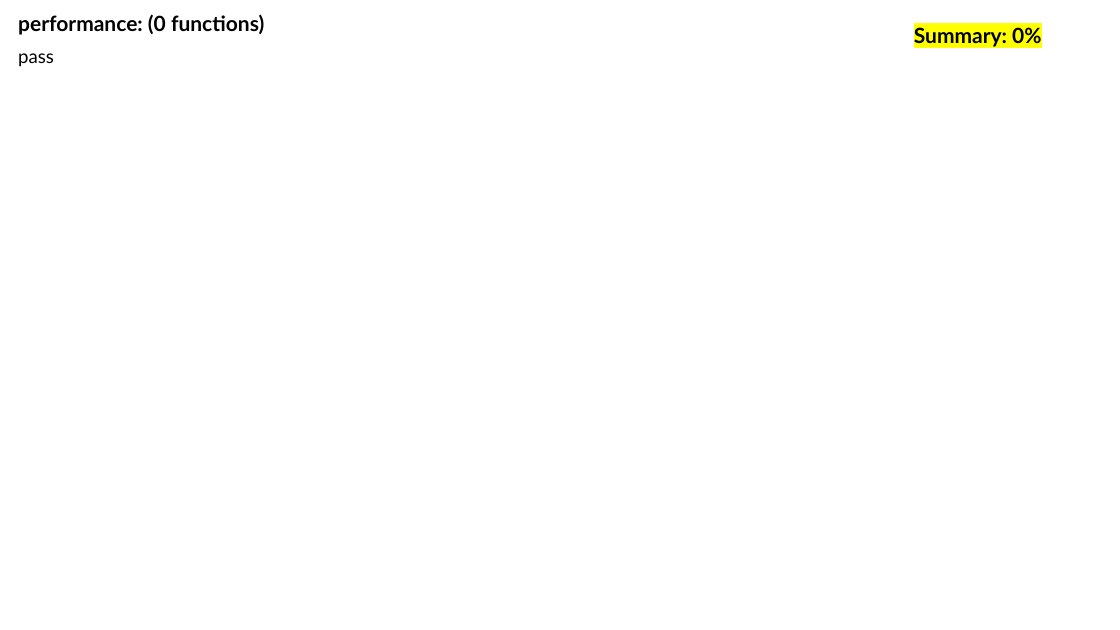
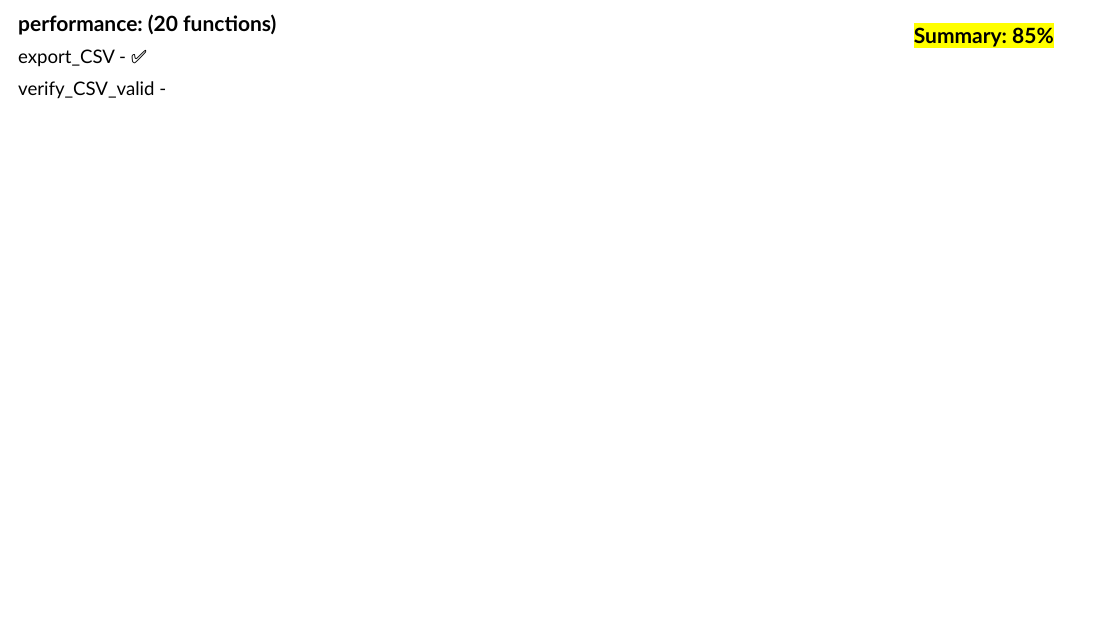
Before and after one commit to Yuval10Dahan/LightWatch_WEB, a slide deck: slide 20 of Docs/Progress_Check_Box.pptx (slide 16 before the commit). Drawn at 1120x630 pixels with LibreOffice and Linux fonts; fonts in the diff are those of the drawing. Boxes give left, top, right and bottom in pixels: in the first picture for what was removed or moved away, otherwise in the second. Text is boxed around its words. In the diff, an @@ line names an element or a change of style, - is before the commit and + after.

```diff
--- a/Docs/Progress_Check_Box.pptx
+++ b/Docs/Progress_Check_Box.pptx
@@ subtitle at box(18, 14, 276, 99): text changed; size 18 to 16 pt; bold off @@
-performance: (0 functions)
-pass
+performance: (20 functions)
+export_CSV - ✅
+verify_CSV_valid -
@@ text at box(914, 27, 1054, 47): text changed @@
-Summary: 0%
+Summary: 85%
```
Also in this commit, not shown: 13 other slides changed, 4 slides added, 38 other files.
